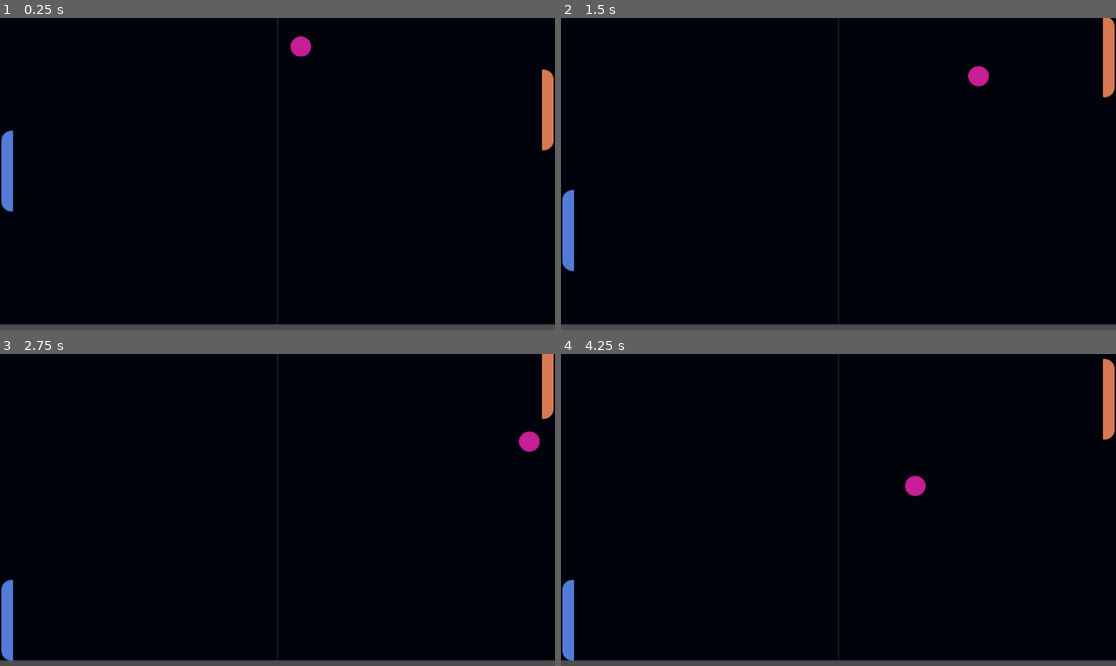
Above: before the commit, frames 1-4 (two rows, left to right).
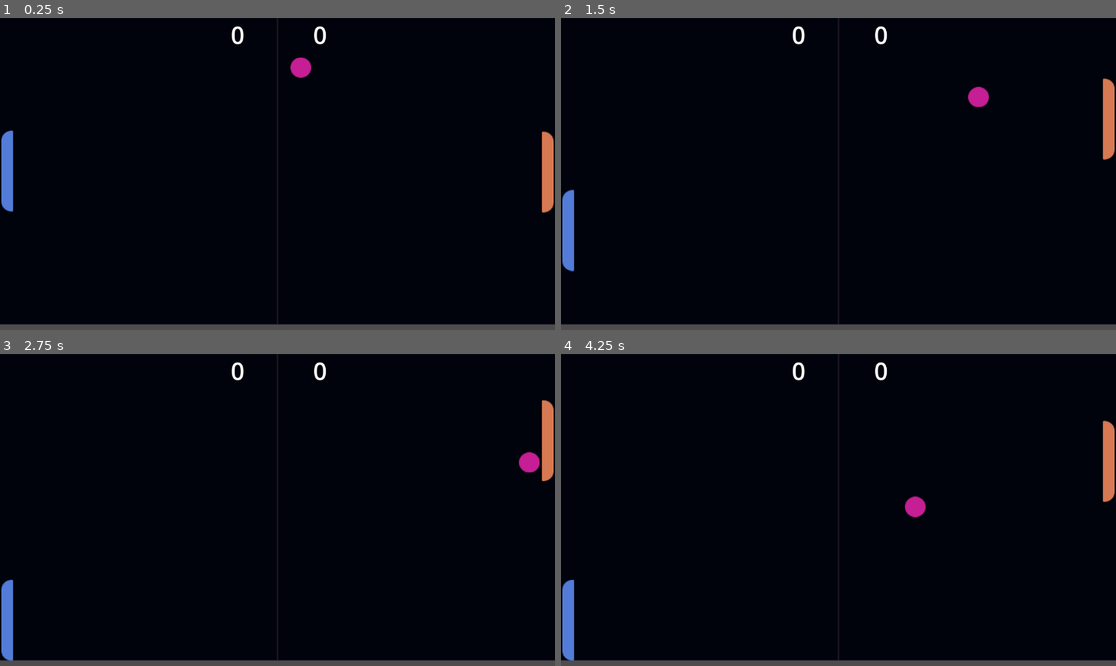
Above: after the commit, the same moments.

Repository: ZYeagerist/Pong_Game
Game: Godot game, scene res://Scenes/world_scene.tscn
The game is run twice, just before and just after one commit, with the same random seed, the same clock (stepped at 60 frames per second) and the same inputs.
Inputs:
- Up to frame 1 (0.25 s): no input
- Up to frame 2 (1.5 s): hold Up (up) 0.53-1.28 s; hold S (s) 0.53-1.28 s; tap W (w) at 0.8, 1.35 s; hold Down (down) from 1.28 s (still down)
- Up to frame 3 (2.75 s): tap S (s) at 1.55 s; release Down (down) at 2.03 s; hold Up (up) from 2.03 s (still down); hold S (s) from 2.03 s (still down); tap W (w) at 2.3 s
- Up to frame 4 (4.25 s): release S (s) at 2.78 s; tap W (w) at 2.85, 3.8 s; tap S (s) at 3.05 s; release Up (up) at 3.53 s; hold Down (down) from 3.53 s (still down); hold S (s) from 3.53 s (still down)

The runs differ from the first frame. In frame 1, 1.4% of the frame differs, in the area x 41-100%, y 2-63%; in frame 2, 1.4%; in frame 3, 1.3%; in frame 4, 1.4%, in the area x 41-100%, y 1-53%.

Commit message:
new features
Changed a bunch of things

- Added a score board that works
- Added music and sound effects
- Added a reset feature whenever cpu or player scores
- more features

Diff:
--- a/Scenes/Ball.gd
+++ b/Scenes/Ball.gd
@@ -2,17 +2,22 @@
 
 var ball_speed = 200
 var ball_accel = 50
+var speed : int
 var ball_movement : Vector2
 
 func _ready():
+	new_ball()
+
+
+func new_ball():
 	position.x = 0
 	position.y = randi_range(200, -200)
+	speed = ball_speed
 	ball_movement = random_direction()
 
 
-
 func random_direction():
-	var new_movement = Vector2()
+	var new_movement := Vector2()
 	new_movement.x = [1, -1].pick_random()
 	new_movement.y = randf_range(-1, 1)
 	return new_movement.normalized()
@@ -23,6 +28,7 @@
 	if collision:
 		collider = collision.get_collider()
 		if collider == $"../Player" or collider == $"../Computer":
+			$"../PaddleHit".play()
 			ball_speed += ball_accel
 			ball_movement = ball_movement.bounce(collision.get_normal())
 		else:
--- a/Scenes/Computer.gd
+++ b/Scenes/Computer.gd
@@ -1,6 +1,10 @@
 extends CharacterBody2D
 
 @export var speed = 200
+
+
+func new_player_position():
+	var reset_position = Vector2(-389, 0)
 
 
 func _physics_process(delta):
--- a/Scenes/world_scene.gd
+++ b/Scenes/world_scene.gd
@@ -1,11 +1,29 @@
 extends Sprite2D
 
-
+var score = [0, 0]
 # Called when the node enters the scene tree for the first time.
 func _ready():
-	pass # Replace with function body.
+	$BackgroundMusic.play()
 
 
 
-func _on_ball_timer_timeout():
+
+
+
+
+func _on_goal_post_right_body_entered(body):
+	$Score.play()
 	$Ball._ready()
+	score[0] += 1
+	$Hud/PlayerScore.text = str(score[0])
+	$Ball.ball_speed = 200
+	$Player.new_player_position()
+
+
+func _on_goal_post_left_body_entered(body):
+	$Score.play()
+	$Ball._ready()
+	score[1] += 1
+	$Hud/CPUScore.text = str(score[1])
+	$Ball.ball_speed = 200
+	$Computer.new_player_position()
--- a/Scenes/world_scene.tscn
+++ b/Scenes/world_scene.tscn
@@ -7,7 +7,10 @@
 [ext_resource type="Texture2D" uid="uid://b23kgirec6jvp" path="res://Assets/Computer.png" id="4_vwvk0"]
 [ext_resource type="Script" path="res://Scenes/Ball.gd" id="5_2pjcf"]
 [ext_resource type="Script" path="res://Scenes/Computer.gd" id="5_p80kc"]
+[ext_resource type="AudioStream" uid="uid://bnl2xadvtaq6b" path="res://Sounds/254__noisecollector__pong-softsynth/4359__noisecollector__pongblipf4.wav" id="5_rplpl"]
 [ext_resource type="Texture2D" uid="uid://b1bkcgml3xc0o" path="res://Assets/Ball.png" id="6_i6b7f"]
+[ext_resource type="AudioStream" uid="uid://cqhd5bm768pej" path="res://Sounds/arcade-70780.mp3" id="9_h86fy"]
+[ext_resource type="AudioStream" uid="uid://dv17d3weu1bdf" path="res://Sounds/8-bit-victory-sound-101319.mp3" id="11_w5uqh"]
 
 [sub_resource type="RectangleShape2D" id="RectangleShape2D_oy2ng"]
 size = Vector2(18.3233, 119)
@@ -32,10 +35,11 @@
 
 [node name="Player" type="CharacterBody2D" parent="."]
 position = Vector2(389.113, 0)
+collision_mask = 3
 script = ExtResource("2_t7nvd")
 
 [node name="Sprite2D" type="Sprite2D" parent="Player"]
-position = Vector2(0.000169337, 90.4965)
+position = Vector2(0.000169337, -1.42515)
 texture = ExtResource("3_81la5")
 
 [node name="CollisionShape2D" type="CollisionShape2D" parent="Player"]
@@ -44,6 +48,7 @@
 
 [node name="Computer" type="CharacterBody2D" parent="."]
 position = Vector2(-389.113, 0)
+collision_mask = 3
 script = ExtResource("5_p80kc")
 
 [node name="Sprite2D" type="Sprite2D" parent="Computer"]
@@ -55,6 +60,7 @@
 
 [node name="Boundary" type="StaticBody2D" parent="."]
 position = Vector2(0, -236.574)
+collision_layer = 2
 
 [node name="CollisionShape2D" type="CollisionShape2D" parent="Boundary"]
 position = Vector2(0.346771, -0.712585)
@@ -64,21 +70,29 @@
 position = Vector2(0.346771, 474.573)
 shape = SubResource("RectangleShape2D_x01v8")
 
-[node name="GoalPost" type="StaticBody2D" parent="."]
-position = Vector2(411.308, 0)
+[node name="GoalPostRight" type="Area2D" parent="."]
+light_mask = 2
+visibility_layer = 3
+position = Vector2(412.002, 0)
 
-[node name="CollisionShape2D" type="CollisionShape2D" parent="GoalPost"]
+[node name="CollisionShape2D" type="CollisionShape2D" parent="GoalPostRight"]
 light_mask = 2
 position = Vector2(-3.05176e-05, 0.356277)
 shape = SubResource("RectangleShape2D_teq0x")
 
-[node name="CollisionShape2D2" type="CollisionShape2D" parent="GoalPost"]
+[node name="GoalPostLeft" type="Area2D" parent="."]
+
+[node name="CollisionShape2D2" type="CollisionShape2D" parent="GoalPostLeft"]
 light_mask = 2
-position = Vector2(-821.923, 0.356277)
+position = Vector2(-410.614, 0.356277)
+scale = Vector2(1, 1)
 shape = SubResource("RectangleShape2D_teq0x")
 
 [node name="Ball" type="CharacterBody2D" parent="."]
 visibility_layer = 3
+position = Vector2(0, -2.85028)
+scale = Vector2(1, 1)
+collision_mask = 3
 script = ExtResource("5_2pjcf")
 
 [node name="Sprite2D" type="Sprite2D" parent="Ball"]
@@ -87,6 +101,41 @@
 [node name="CollisionShape2D" type="CollisionShape2D" parent="Ball"]
 shape = SubResource("CircleShape2D_4mmm5")
 
+[node name="Hud" type="CanvasLayer" parent="."]
+
+[node name="PlayerScore" type="Label" parent="Hud"]
+offset_left = 474.0
+offset_right = 514.0
+offset_bottom = 69.0
+theme_override_font_sizes/font_size = 50
+text = "0"
+horizontal_alignment = 1
+vertical_alignment = 1
+
+[node name="CPUScore" type="Label" parent="Hud"]
+offset_left = 645.0
+offset_right = 685.0
+offset_bottom = 69.0
+theme_override_font_sizes/font_size = 50
+text = "0"
+horizontal_alignment = 1
+vertical_alignment = 1
+
 [node name="BallTimer" type="Timer" parent="."]
+autostart = true
 
+[node name="BackgroundMusic" type="AudioStreamPlayer2D" parent="."]
+stream = ExtResource("9_h86fy")
+volume_db = 0.937
+
+[node name="Score" type="AudioStreamPlayer2D" parent="."]
+stream = ExtResource("11_w5uqh")
+
+[node name="PaddleHit" type="AudioStreamPlayer2D" parent="."]
+position = Vector2(389.113, 0)
+scale = Vector2(1, 1)
+stream = ExtResource("5_rplpl")
+
+[connection signal="body_entered" from="GoalPostRight" to="." method="_on_goal_post_right_body_entered"]
+[connection signal="body_entered" from="GoalPostLeft" to="." method="_on_goal_post_left_body_entered"]
 [connection signal="timeout" from="BallTimer" to="." method="_on_ball_timer_timeout"]
--- a/Scripts/Player_2d.gd
+++ b/Scripts/Player_2d.gd
@@ -1,6 +1,12 @@
 extends CharacterBody2D
 
 @export var speed = 200
+
+
+
+func new_player_position():
+	var reset_position = Vector2(389, 0)
+
 
 
 func _physics_process(delta):
Not shown: 1 places in Scenes/world_scene.tscn that only renumber resources
Not shown, added: Sounds/254__noisecollector__pong-softsynth/4359__noisecollector__pongblipf4.wav.import
Not shown, added: Sounds/254__noisecollector__pong-softsynth/4360__noisecollector__ponblipg5.wav.import
Not shown, added: Sounds/254__noisecollector__pong-softsynth/4361__noisecollector__pongblipa3.wav.import
Not shown, added: Sounds/254__noisecollector__pong-softsynth/4362__noisecollector__pongblipa4.wav.import
Not shown, added: Sounds/254__noisecollector__pong-softsynth/4363__noisecollector__pongblipa3.wav.import
Not shown, added: Sounds/254__noisecollector__pong-softsynth/4364__noisecollector__pongblipa4.wav.import
Not shown, added: Sounds/254__noisecollector__pong-softsynth/4365__noisecollector__pongblipa5.wav.import
Not shown, added: Sounds/254__noisecollector__pong-softsynth/4366__noisecollector__pongblipb3.wav.import
Not shown, added: Sounds/254__noisecollector__pong-softsynth/4367__noisecollector__pongblipb4.wav.import
Not shown, added: Sounds/254__noisecollector__pong-softsynth/4368__noisecollector__pongblipc3.wav.import
Not shown, added: Sounds/254__noisecollector__pong-softsynth/4369__noisecollector__pongblipc4.wav.import
(and 62 more such lines)
